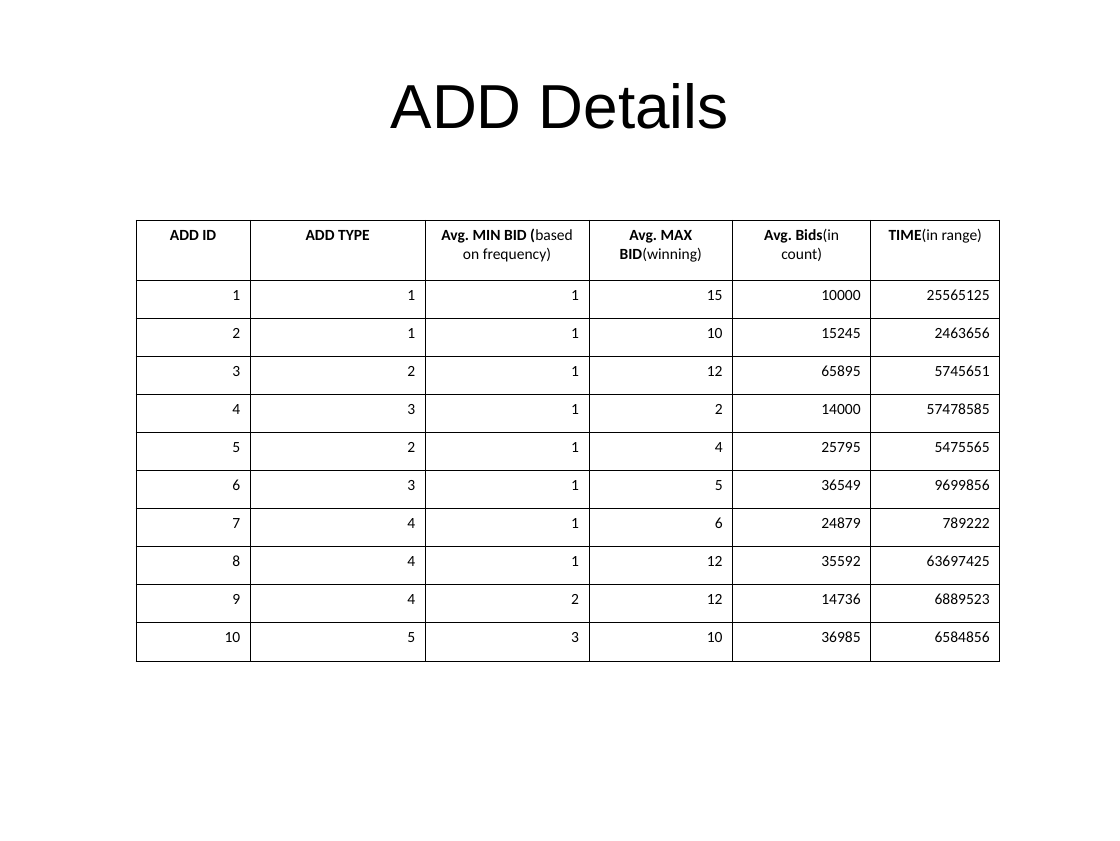
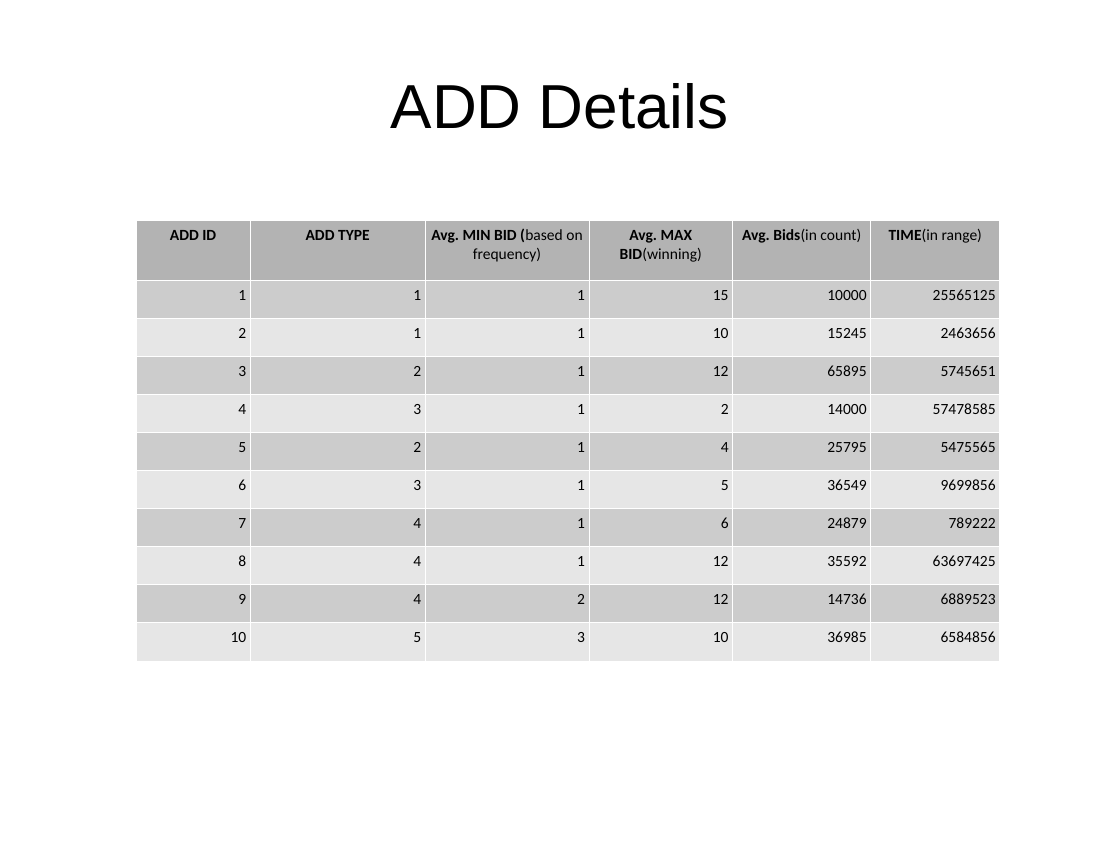
Before and after one commit to abhishek-ch/evolveML, a slide deck: slide 10 of data/smaato.odp. Drawn at 1120x841 pixels with LibreOffice and Linux fonts; fonts in the diff are those of the drawing. Boxes give left, top, right and bottom in pixels: in the first picture for what was removed or moved away, otherwise in the second. Text is boxed around its words. In the diff, an @@ line names an element or a change of style, - is before the commit and + after.

```diff
--- a/data/smaato.odp
+++ b/data/smaato.odp
@@ table at (x1=136, y1=220, x2=1000, y2=660) @@
@@ fill none to #B3B3B3 in row 1 @@
@@ fill none to #CCCCCC in 30 cells @@
@@ fill none to #E6E6E6 in 30 cells @@
@@ borders changed @@
```
Also in this commit, not shown: 2 other slides changed.
